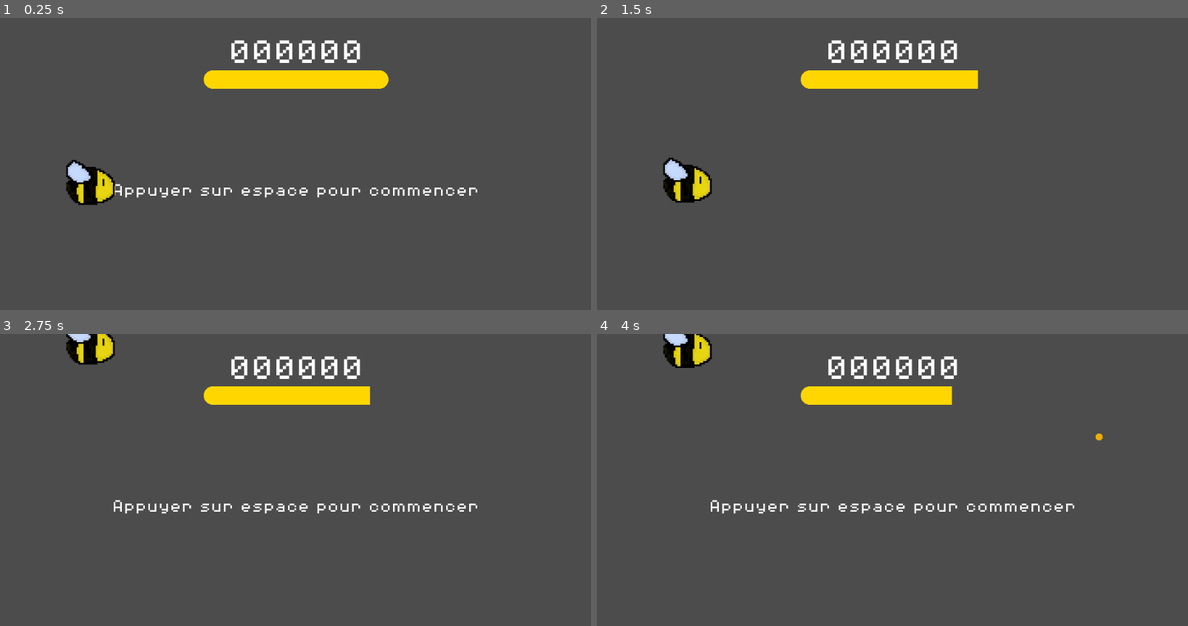
Above: before the commit, frames 1-4 (two rows, left to right).
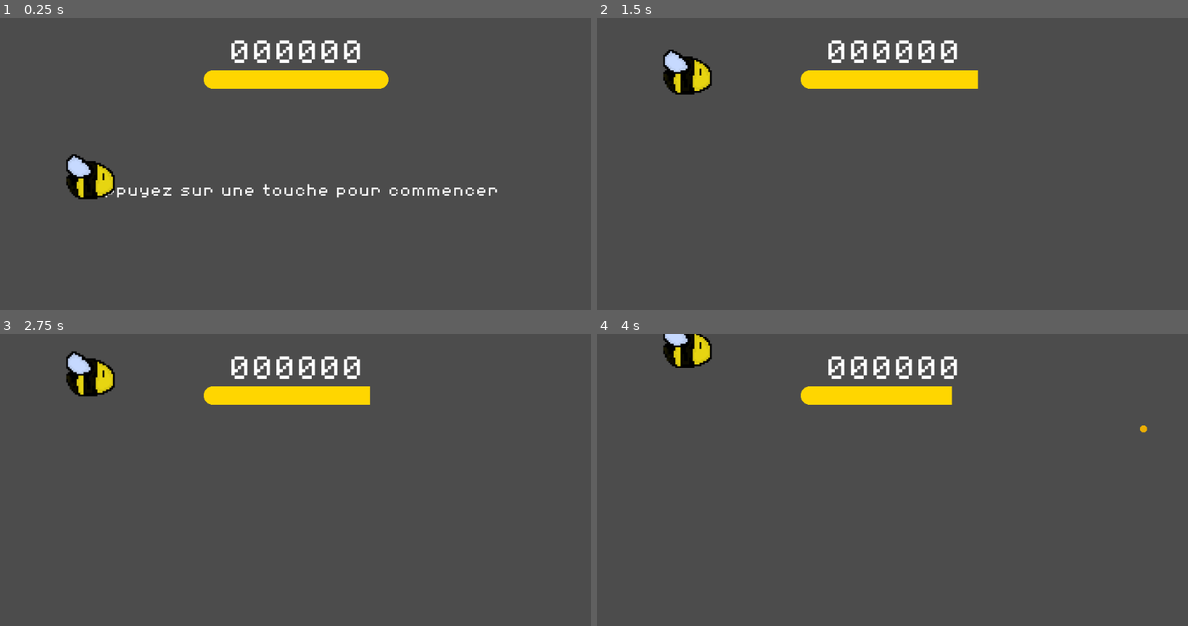
Above: after the commit, the same moments.

Repository: EventOrizonStudio/pollenPower
Game: Godot game, scene res://Scene/Game.tscn
Two runs of this game, one before a commit and one after it. Both use one fixed random seed, a clock stepped at 60 frames per second and the inputs below.
Inputs:
- Up to frame 1 (0.25 s): no input
- Up to frame 2 (1.5 s): tap Space (ui_select) at 0.5, 1.35 s; hold Space (ui_select) 0.53-1.28 s
- Up to frame 3 (2.75 s): tap Space (ui_select) at 1.52, 1.82, 2 s; hold Space (ui_select) from 2.03 s (still down)
- Up to frame 4 (4 s): release Space (ui_select) at 2.78 s; tap Space (ui_select) at 2.85, 3.02, 3.32 s; hold Space (ui_select) from 3.53 s (still down)

The runs differ from the first frame. In frame 1, 1.8% of the frame differs, in the area x 11-85%, y 46-65%; in frame 2, 2.0%; in frame 3, 2.3%, in the area x 11-81%, y 0-62%; in frame 4, 0.8%.

Commit message:
finish game

Diff:
--- a/Scene/Game.tscn
+++ b/Scene/Game.tscn
@@ -27,6 +27,7 @@
 [node name="CollisionShape2D" type="CollisionShape2D" parent="DeathZone"]
 position = Vector2( -6.3175, 629.945 )
 shape = SubResource( 1 )
+
 [connection signal="grab_pollen" from="Nabeille" to="." method="onGrabPollen"]
 [connection signal="pollen_consumption" from="Nabeille" to="." method="onPollenConsumption"]
 [connection signal="area_entered" from="DeathZone" to="." method="_on_DeathZone_area_entered"]
--- a/Scene/Guy.tscn
+++ b/Scene/Guy.tscn
@@ -20,6 +20,7 @@
 margin_bottom = 312.0
 custom_fonts/font = ExtResource( 2 )
 text = "Appuyer sur espace pour commencer"
+align = 1
 script = ExtResource( 3 )
 
 [node name="Timer" type="Timer" parent="."]
@@ -47,4 +48,5 @@
 step = 0.0
 value = 53.12
 texture_progress = ExtResource( 5 )
+
 [connection signal="timeout" from="Timer" to="CenterContainer/Label" method="onTimerTimeout"]
--- a/Scene/Pollen.tscn
+++ b/Scene/Pollen.tscn
@@ -3,11 +3,12 @@
 [ext_resource path="res://Script/Pollen.gd" type="Script" id=1]
 [ext_resource path="res://Assets/pollen.png" type="Texture" id=2]
 
-
 [sub_resource type="CircleShape2D" id=1]
 radius = 6.62971
 
-[node name="Pollen" type="Area2D"]
+[node name="Pollen" type="Area2D" groups=[
+"Pollen",
+]]
 script = ExtResource( 1 )
 velX = 150
 
--- a/Scene/PollenPop.tscn
+++ b/Scene/PollenPop.tscn
@@ -2,10 +2,9 @@
 
 [ext_resource path="res://Script/PollenPop.gd" type="Script" id=1]
 
-
 [sub_resource type="Curve2D" id=1]
 _data = {
-"points": PoolVector2Array( 0, 0, 0, 0, 1, 3, 0, 0, 0, 0, 2, 600, 0, 0, 0, 0, 0, 2 )
+"points": PoolVector2Array( 0, 0, 0, 0, 1, 28, 0, 0, 0, 0, 0, 566.701, 0, 0, 0, 0, 0, 2 )
 }
 
 [node name="PollenPop" type="Node2D"]
@@ -15,8 +14,8 @@
 curve = SubResource( 1 )
 
 [node name="PopFollow" type="PathFollow2D" parent="PopPath"]
-position = Vector2( 1, 3 )
-rotation = 1.56912
+position = Vector2( 1, 28 )
+rotation = 1.57265
 
 [node name="PopTimer" type="Timer" parent="."]
 wait_time = 3.0
--- a/Script/Game.gd
+++ b/Script/Game.gd
@@ -7,17 +7,48 @@
 
 # Declare member variables here. Examples:
 var score = 0
+var isLost = false
+onready var initial_pos = $Nabeille.position
 
 # Called when the node enters the scene tree for the first time.
 func _ready():
-	pollen=max_pollen
 	$Guy.setMaxLife(max_pollen)
+	$Guy.setLife(max_pollen)
+	end_game()
+	$Guy.setText("Appuyez sur une touche pour commencer")
+
+func end_game():
+	for pollen in get_tree().get_nodes_in_group("Pollen"):
+		pollen.queue_free()
+	# get_tree().paused = true
+	$PollenPop/PopTimer.stop()
+	isLost = true
+	$Nabeille.set_process(false)
+	$Nabeille.vel.y = 0
+	score = 0
+	$Guy.setScore(score)
+	$Guy.setTextVisible(true)
+	$Guy.setText("GAME OVER\nAppuyez sur Espace")
+	$Guy.startTimer()
+
+func restart_game():
+	$Guy.setTextVisible(false)
+
+	isLost = false
+	$Nabeille.position = initial_pos
+	$PollenPop/PopTimer.start()
+	$Nabeille.set_process(true)
+	pollen = max_pollen
 	$Guy.setLife(pollen)
-	pass # Replace with function body.
+	$Guy.stopTimer()
 
 # Called every frame. 'delta' is the elapsed time since the previous frame.
 #func _process(delta):
 #	pass
+
+func _input(event):
+	if isLost and event.is_action_pressed("ui_select"):
+		restart_game()
 
 func onPollenConsumption():
 	pollen -= pollen_consumption
@@ -26,6 +57,8 @@
 func onGrabPollen():
 	pollen += pollen_gain
 	$Guy.setLife(pollen)
+	score += 100
+	$Guy.setScore(score)
 
 func _on_DeathZone_area_entered(area):
-	get_tree().paused = true
+	end_game()
--- a/Script/Guy.gd
+++ b/Script/Guy.gd
@@ -8,8 +8,8 @@
 func _ready():
 	pass # Replace with function body.
 
-func setPoint(i:int):
-	$CenterContainer2/Label2.text = str(i)
+func setScore(i:int):
+	$CenterContainer2/Label2.text = "%06d" % i
 
 func setMaxLife(i:int):
 	$CenterContainer2/Label2/TextureProgress.max_value = i
@@ -18,10 +18,10 @@
 	$CenterContainer2/Label2/TextureProgress.value = f
 
 func setText(s:String):
-	$Label.text = s
+	$CenterContainer/Label.text = s
 
 func setTextVisible(b:bool):
-	$Label.visible = b
+	$CenterContainer/Label.visible = b
 
 func startTimer():
 	$Timer.start()
